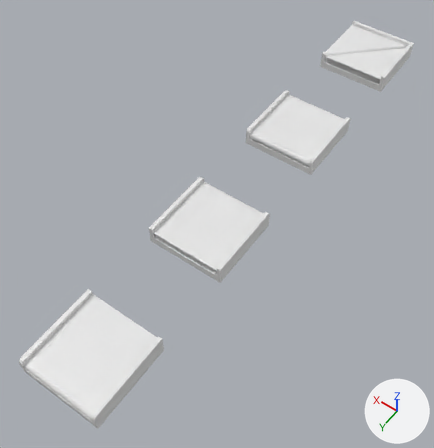
Before and after pictures for a commit that changed the FBX model Assets/Art/Buildings/Belts/MS_Build_Belt_02.fbx.
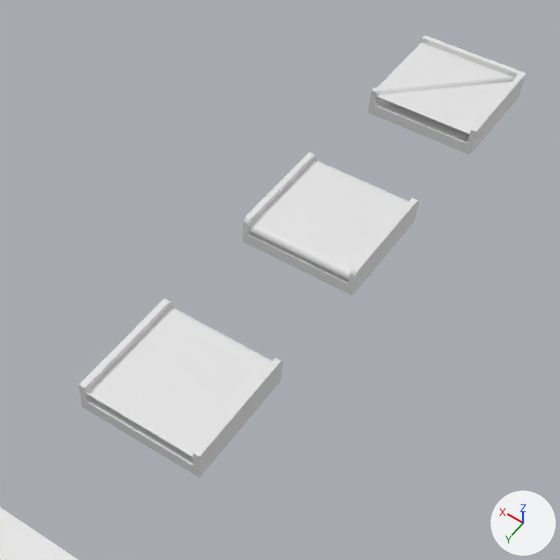
Each version appears first whole from a 50 mm lens placed at (-3.07, 5.96, 5.69), pointed at (-0.37, 2.18, -0.25), and next in a close-up on the part from 24% to 100% of the width and 0% to 74% of the height. Arrows for +X, +Y and +Z are at lower right; the lights stay in place. Materials are left out; every surface is plain grey. Where no turn or scale is listed for an object, it has been applied to the vertices.

The first close-up shows 'Belt_02_Alone', 'Belt_02_Corner', 'Belt_02_Side1', 'Belt_02_Side2'.
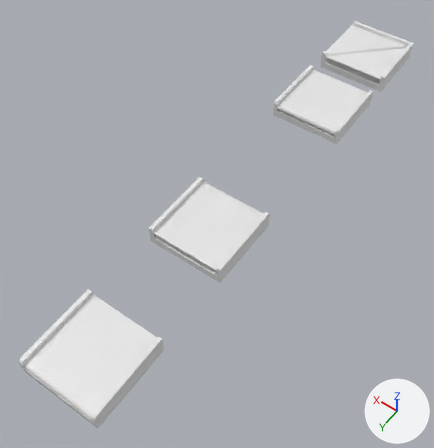
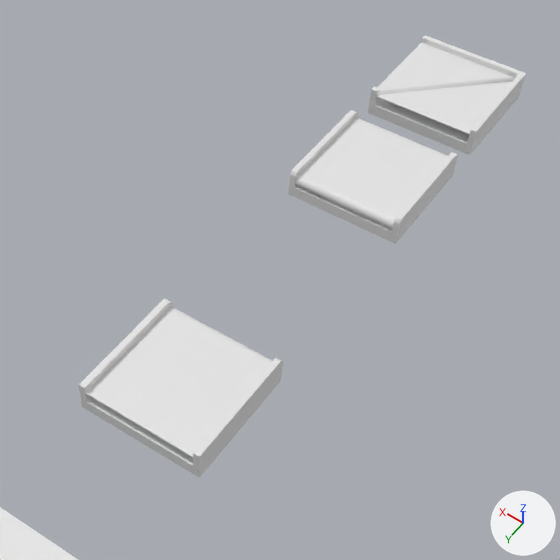
Location of each change, (x1, y1, x2, y2) in pixels of the close-ups (560 x 560 px):
'Belt_02_Alone', moved: before (242, 152, 419, 295); after (288, 110, 458, 244)

The change in detail:
Object 'Belt_02_Alone' (ob_belt_02_alone) moves from (-0.5, 0.5, 0.0) to (-0.5, -0.181, 0.0).
